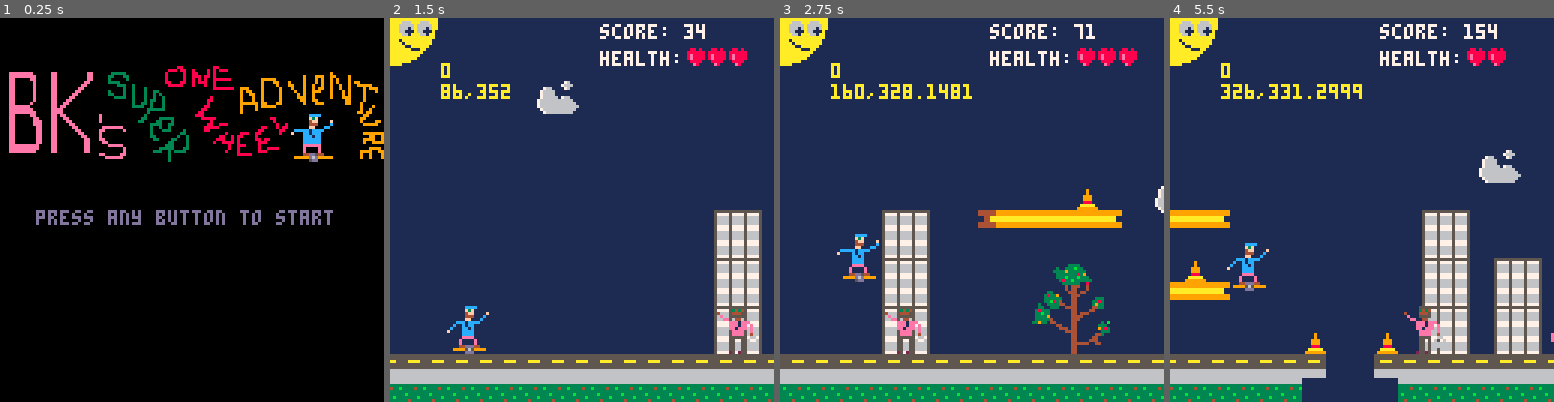
Above: before the commit, frames 1-4 (left to right).
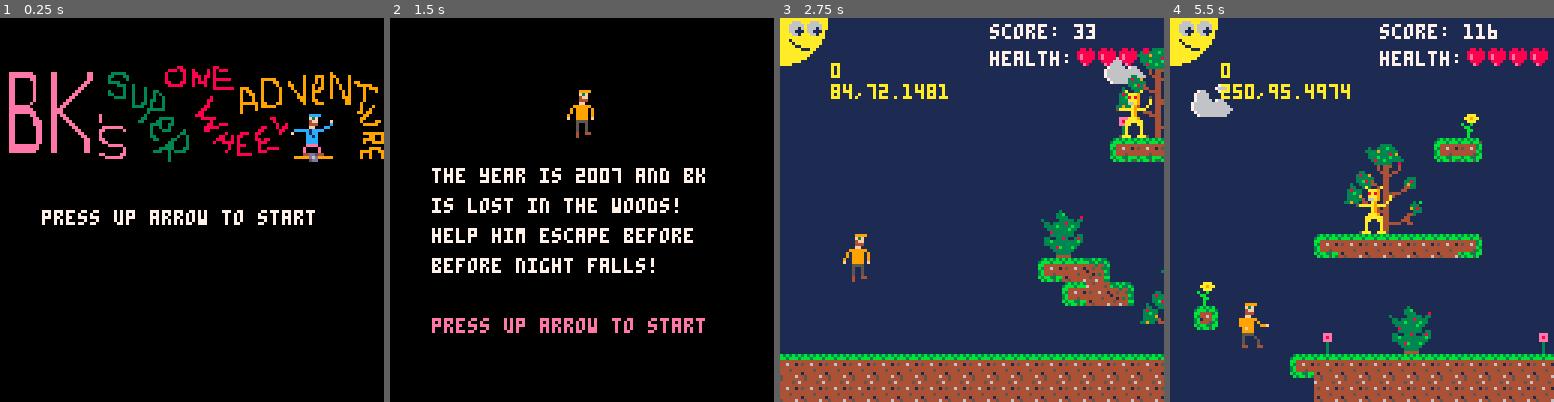
Above: after the commit, the same moments.

Repository: elennick/bksowa
Game: PICO-8 cartridge bksowa.p8
Two runs of this game, one before a commit and one after it. Both use one fixed random seed, a clock stepped at 60 frames per second and the inputs below.
Inputs:
- Up to frame 1 (0.25 s): no input
- Up to frame 2 (1.5 s): tap X (X key) at 0.33, 1.07 s; tap O (Z key) at 0.7 s
- Up to frame 3 (2.75 s): hold Right 1.6-2.1 s; tap O (Z key) at 1.7, 2.1, 2.5 s; tap X (X key) at 1.85 s; hold Up 2.15-2.42 s; hold Right from 2.47 s (still down)
- Up to frame 4 (5.5 s): tap O (Z key) every 0.4 s from 2.9 to 5.3 s; tap X (X key) at 2.97, 4.08, 5.2 s; release Right at 3.03 s; hold Left 3.08-3.58 s; hold Down 3.63-3.97 s; hold Right 4.02-4.68 s; hold Up 4.73-5.03 s; hold Left from 5.08 s (still down)

The runs differ from the first frame. In frame 1, 2.0% of the frame differs, in the area x 9-87%, y 29-54%; in frame 2, 100%, in the area x 0-100%, y 0-100%; in frame 3, 26%; in frame 4, 30%.

Commit message:
screen/level flow is implemented

Diff:
--- a/bksowa.p8
+++ b/bksowa.p8
@@ -4,11 +4,14 @@
 function _init()
   //screen state
   screen = 1  // game title
-  //5 = intro
+  //5 = level title
   //10 = gameplay
+  //50 = win screen
   //99 = game over
 
+  tslsc = 0 //time since last screen change
   debug = true
+  finalscore = 0
 
   //levels
   l = {}
@@ -45,10 +48,10 @@
 
 function startgame()
   score = 0
-  health = 3
+  health = 4
   lthl = 0 //last time health lost
 
-  startlevel(3)
+  startlevel(1)
 end
 
 function startlevel(level)
@@ -106,22 +109,48 @@
   sfx(0)
 end
 
+function loadscreen(s)
+  if tslsc < 15 then return end
+
+  screen=s
+  tslsc=0
+end
+
 function _update()
   if screen == 1 then
     if btn() > 0 then
-      screen = 10
-    end
-  end
-
-  if screen == 99 then
+      loadscreen(5)
+    end
+  end
+
+  if screen == 5 then
+    if btn() > 0 then
+      loadscreen(10)
+    end
+  end
+
+  if screen == 99 or screen == 50 then
     if btn() > 0 then
       cls()
-      screen = 10
+      loadscreen(10)
       startgame()
     end
   end
 
   if screen == 10 then
+    //level time is up
+    if tslsc > 200 then
+      if cl < 3 then
+        local nextlevel = cl+1
+        startlevel(nextlevel)
+        loadscreen(5)
+      else
+        finalscore=score
+        loadscreen(50)
+      end
+    end
+
+    //handle input
 		  if btnp(2) then
 		    if p.state == "running" then
 		      p.state = "jump1"
@@ -130,7 +159,7 @@
 		      p.state = "jump2"
 		      jump()
 		    end
-		  elseif grounded(p) then
+		  elseif grounded(p) and p.vy >= 0 then
 		    p.vy = 0
 		    p.y = flr(flr(p.y)/8)*8
 		    p.state = "running"
@@ -159,6 +188,11 @@
       end
 
       e.y += min(e.vy, 5)
+
+      if e.y < l[cl].y then
+        e.y = l[cl].y
+        e.vy = 0
+      end
     end
 
     if enemies.lj > enemies.jumprate then
@@ -168,20 +202,14 @@
 
     detectcollisions()
 
-    //if score > 300 and cl==1 then
-      //startlevel(2)
-    //elseif score > 600 and cl==2 then
-      //startlevel(3)
-    //end
-
     //player fell off the level
     if p.y > l[cl].y + 128 then
-      screen = 99
+      loadscreen(99)
     end
 
     //player ran out of health
     if health <= 0 then
-      screen = 99
+      loadscreen(99)
     end
   end
 end
@@ -220,9 +248,14 @@
   cls()
   t+=1
   lthl+=1
+  tslsc+=1
 
   if screen == 1 then
     drawtitlescreen()
+  end
+
+  if screen == 5 then
+    drawlevelintro(cl)
   end
 
   if screen == 10 then
@@ -255,6 +288,10 @@
 	  		detectcollisions()//delete me after debugging is done
 	  		score += 1
 	  		camera(cx, l[cl].y)
+  end
+
+  if screen == 50 then
+    drawwinscreen()
   end
 
   if screen == 99 then
@@ -323,16 +360,58 @@
 end
 
 function drawtitlescreen()
+		camera(0,0)
 		spr(192, 0, 16, 64, 64)
-	 color(13)
-	 print("press any button to start", 12, 64)
+	 color(7)
+	 print("press up arrow to start", 14, 64)
 end
 
 function drawdeathscreen()
   camera(0,0)
-  color(13)
-  print("bk broke his collarbone!", 12, 64)
-  print("press any button to restart", 12, 80)
+  spr(108, 56, 24, 2, 2)
+  color(7)
+  print("bk broke his collarbone!", 14, 50)
+  print("you failed him! you lose!", 13, 65)
+  color(14)
+  print("press up arrow to restart", 12, 80)
+end
+
+function drawwinscreen()
+  camera(0,0)
+  spr(68, 40, 24, 2, 2)
+  spr(72, 56, 24, 2, 2)
+  spr(78, 72, 24, 2, 2)
+  color(7)
+  print("bk stayed safe! great job!", 12, 50)
+  print("final score: "..finalscore, 24, 65)
+  color(14)
+  print("press up arrow to restart", 12, 80)
+end
+
+function drawlevelintro()
+  camera(0,0)
+  spr(l[cl].psprites[1],56,24,2,2)
+  color(7)
+
+  if cl==1 then
+    print("the year is 2007 and bk",14,50)
+    print("is lost in the woods!",14,60)
+    print("help him escape before",14,70)
+    print("before night falls!",14,80)
+  elseif cl==2 then
+    print("the year is 2009 and bk",14,50)
+    print("is snowboarding! help him",14,60)
+    print("enjoy the day without",14,70)
+    print("breaking his face!",14,80)
+  else
+    print("the year is 2019 and bk",14,50)
+    print("is onewheeling to work!",14,60)
+    print("help him get there without",14,70)
+    print("eating it in the street!",14,80)
+  end
+
+  color(14)
+  print("press up arrow to start", 14, 100)
 end
 
 
Not shown, changed: 24 lines of the sprite sheet (__gfx__) section of bksowa.p8
